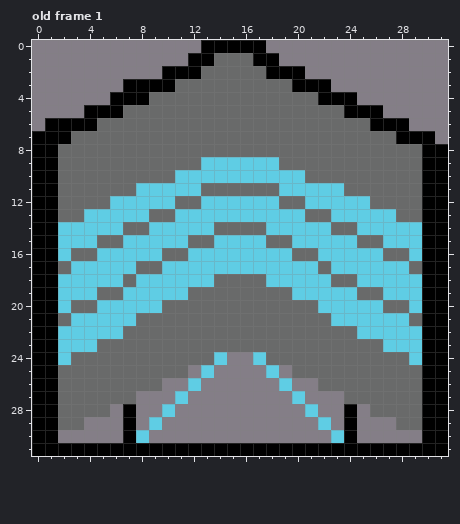
Pixel-art file, stored at Assets/Assets-Nexus Factory/Estructuras/Transport/lvl1/asesprite/Transport_cross_lvl1.aseprite. The picture above was drawn from the file before the commit.
32x32 pixels, 1 frame. Shown: old frame 1. The commit also changed other frames, which this record leaves out.
After the commit:
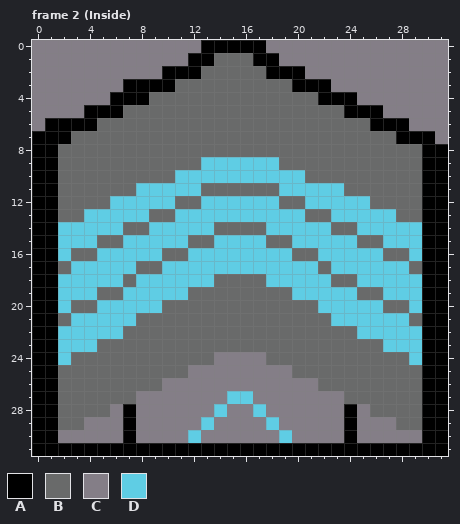
Palette (. is transparent): A #000000  B #696a6a  C #847e87  D #5fcde4
A new or re-ordered frame is compared with the old frame closest to it.
What changed:
frames 1 -> 4
Frame 2 (Inside) is new; against old frame 1:
y 24: x 14 D -> C; x 17 D -> C
y 25: x 13 D -> C; x 18 D -> C
y 26: x 12 D -> C; x 19 D -> C
y 27: x 11 D -> C; x 15..16 CC -> DD; x 20 D -> C
y 28: x 10 D -> C; x 14 C -> D; x 17 C -> D; x 21 D -> C
y 29: x 9 D -> C; x 13 C -> D; x 18 C -> D; x 22 D -> C
y 30: x 8 D -> C; x 12 C -> D; x 19 C -> D; x 23 D -> C
Where, in picture pixels (left, top, right, bottom), the same in both pictures:
changed: (136, 352, 344, 443)
